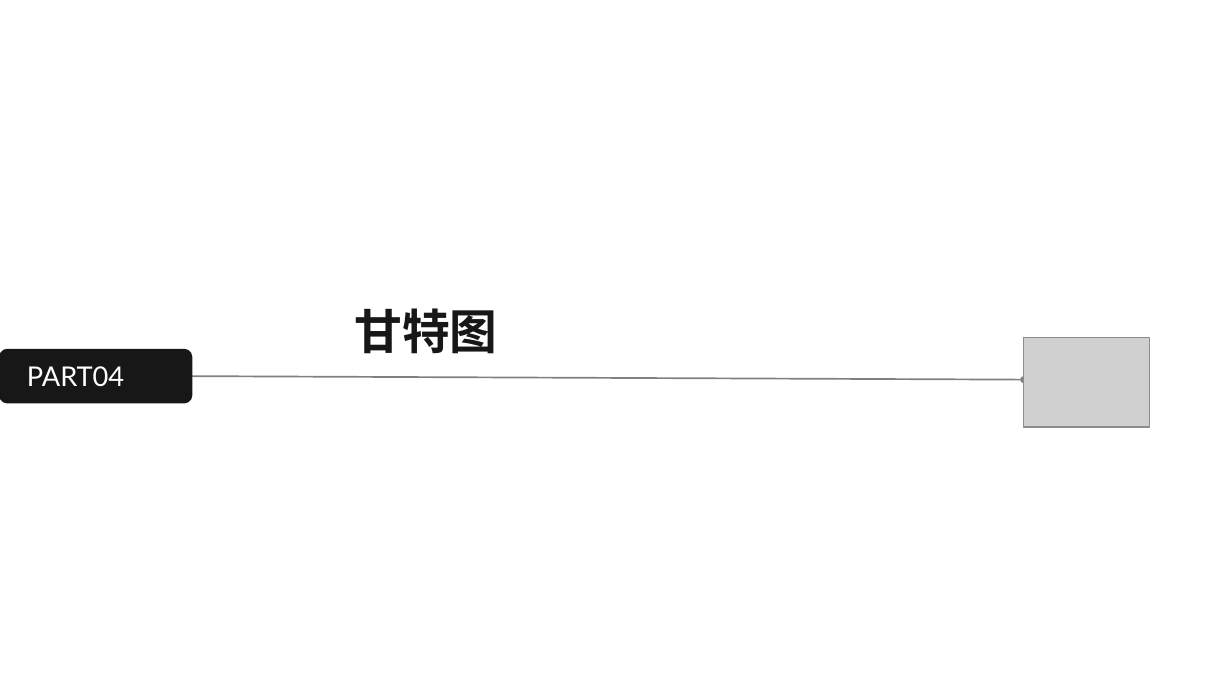
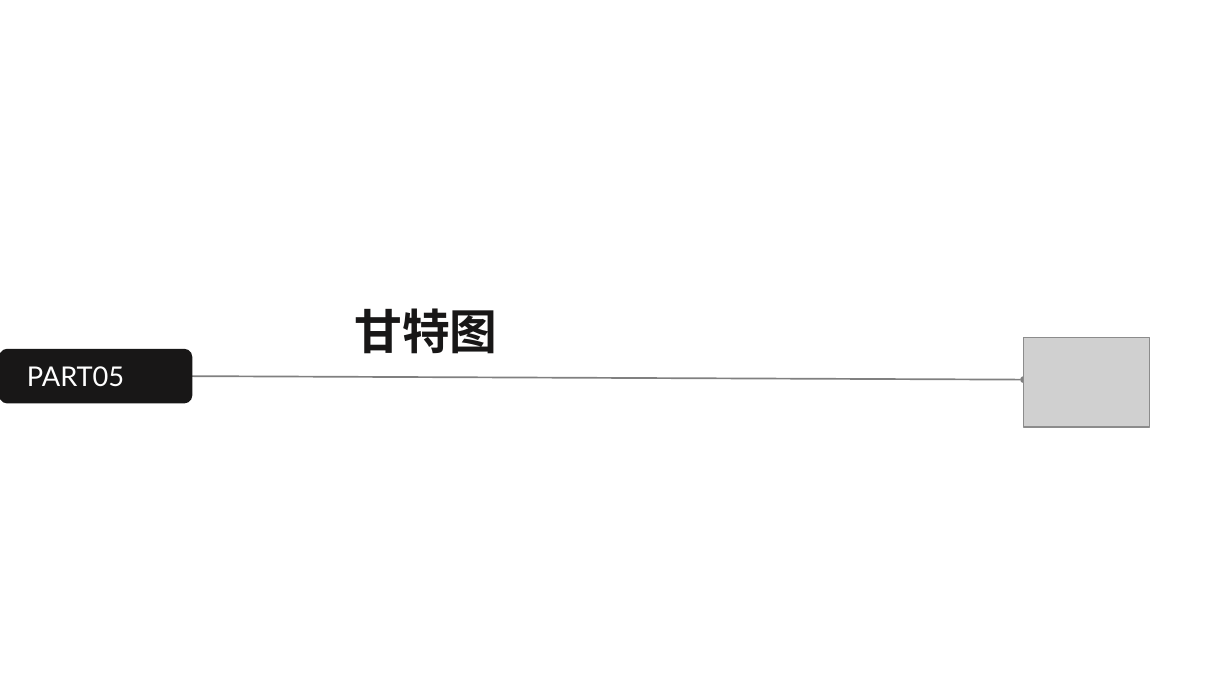
Before and after one commit to SixteenTime/SEProject-Flower, a slide deck: slide 15 of documents/work/project_plan/SE2020-G05-项目计划0.2.pptx (slide 11 before the commit). Drawn at 1232x700 pixels with LibreOffice and Linux fonts; fonts in the diff are those of the drawing; grey boxes stand for pictures. Boxes give left, top, right and bottom in pixels: in the first picture for what was removed or moved away, otherwise in the second. Text is boxed around its words. In the diff, an @@ line names an element or a change of style, - is before the commit and + after.

```diff
--- a/documents/work/project_plan/SE2020-G05-项目计划0.2.pptx
+++ b/documents/work/project_plan/SE2020-G05-项目计划0.2.pptx
@@ text at <box>27,366,124,387</box>: text changed @@
-PART04
+PART05
```
Also in this commit, not shown: 17 other slides changed, 6 slides added, 4 other files.
